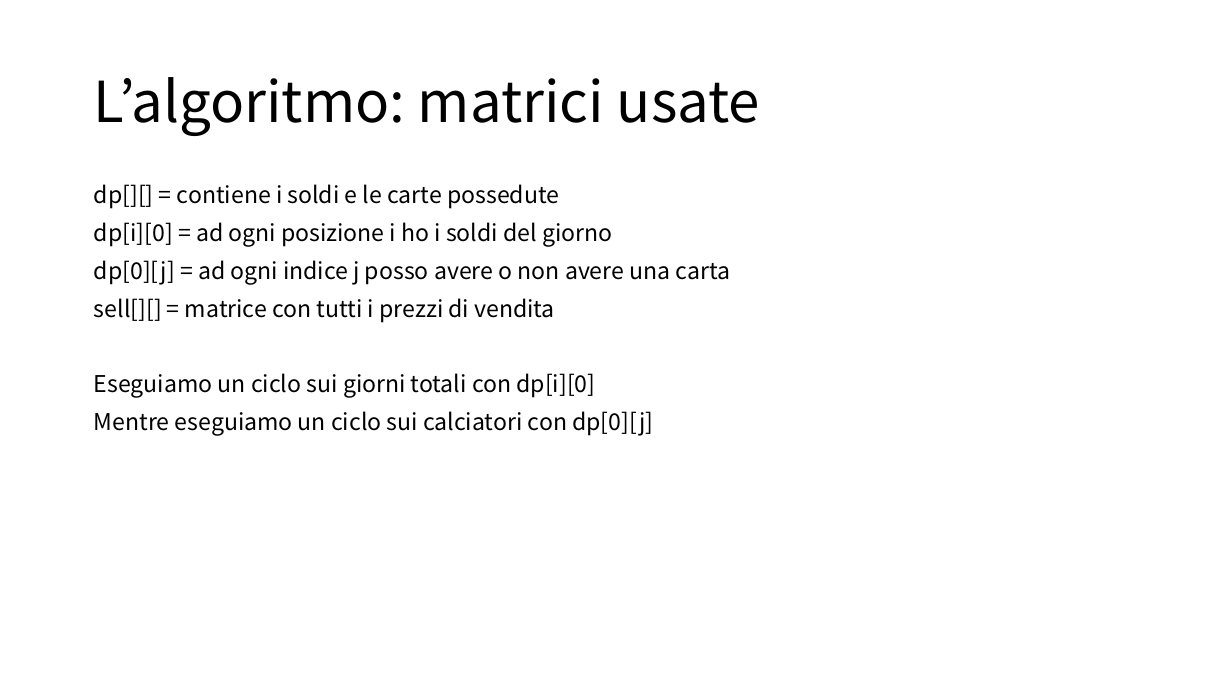
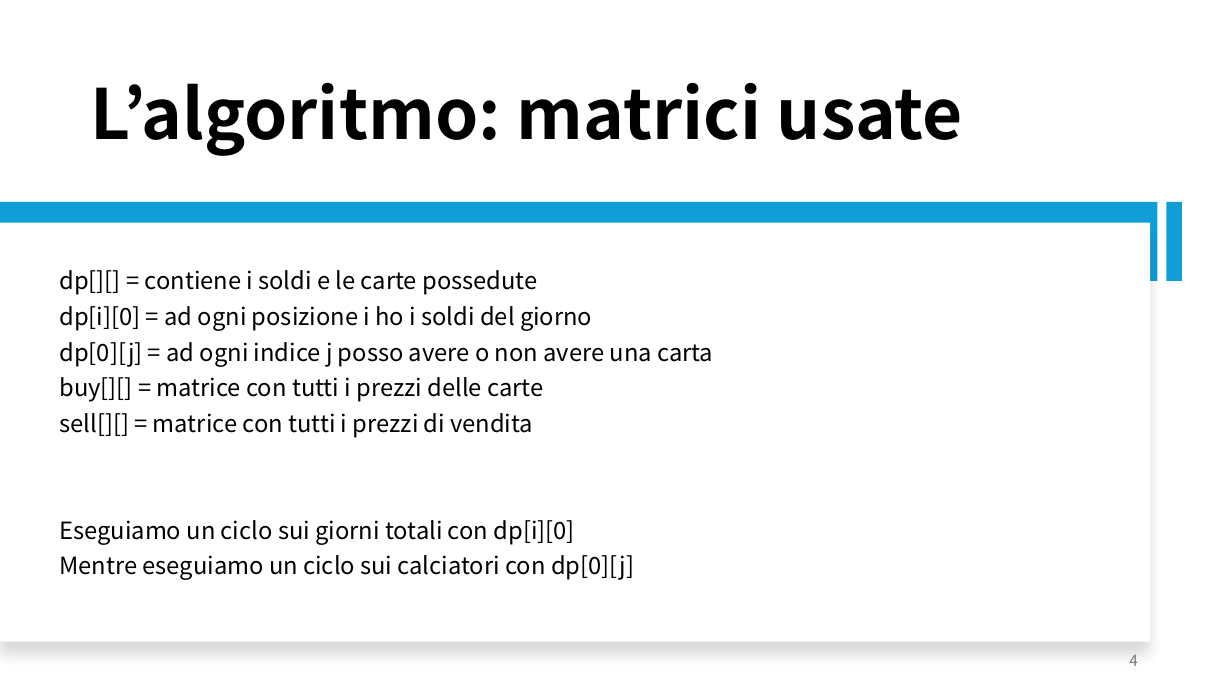
Before and after one commit to MicheaColautti/FigurePanini, a slide deck: slide 4 of src/Presentation/ProgettoAlgovitmi.pptx. Drawn at 1232x693 pixels with LibreOffice and Linux fonts; fonts in the diff are those of the drawing. Boxes give left, top, right and bottom in pixels: in the first picture for what was removed or moved away, otherwise in the second. Text is boxed around its words. In the diff, an @@ line names an element or a change of style, - is before the commit and + after.

```diff
--- a/src/Presentation/ProgettoAlgovitmi.pptx
+++ b/src/Presentation/ProgettoAlgovitmi.pptx
@@ title "L’algoritmo: matrici usate" at (x1=91, y1=83, x2=963, y2=156): size 44 to 54 pt, bold on; vertical alignment middle to bottom @@
@@ rectangle added at (x1=0, y1=202, x2=1158, y2=281), fill #0F9ED5 @@
@@ rectangle added at (x1=1166, y1=202, x2=1182, y2=281), fill #0F9ED5 @@
@@ rectangle added at (x1=0, y1=223, x2=1151, y2=642), fill #FFFFFF @@
@@ text "dp[][] = contiene i soldi ..." moved from (x1=94, y1=184, x2=731, y2=436) to (x1=59, y1=270, x2=713, y2=580) @@
@@ text "dp[][] = contiene i soldi ..." at (x1=59, y1=270, x2=713, y2=580): vertical alignment top to middle @@
@@ text at (x1=59, y1=270, x2=713, y2=580): size 18 to 18.5 pt in "dp[][] = contiene i soldi e le ...", "dp[i][0] = ad ogni posizione i ho ...", "dp[0][j] = ad ogni indice j posso ...", "sell[][] = matrice con tutti i prezzi ..." and 2 more places; line spacing 0.9 to 0.8 @@
@@ text at (x1=59, y1=377, x2=543, y2=402): paragraph added @@
+buy[][] = matrice con tutti i prezzi delle carte
@@ page number added at (x1=1129, y1=655, x2=1138, y2=666), 12 pt, text #797979 @@
+4
```
Also in this commit, not shown: 4 other slides changed, 2 slides added, 2 slides removed.
